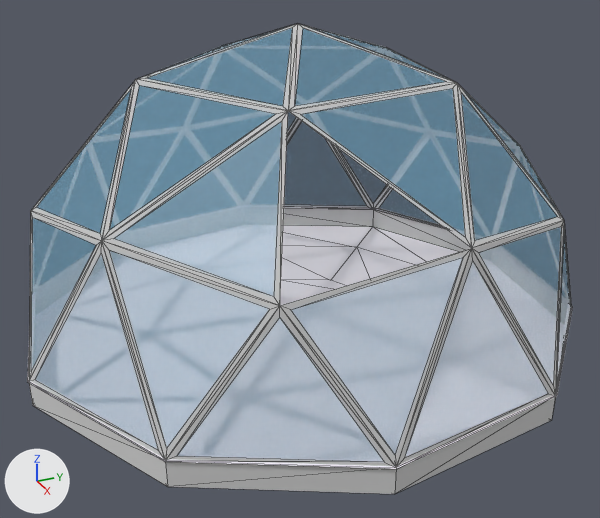
Renders of the glTF model Building Models/Living_Quater/Living_Quater.gltf from each side of a commit.
Rendered twice from a 50 mm camera at (28.3, -12.7, 17.1) aimed at (1.1, -0.4, 3.5). Lighting does not change. The marker at lower left points along +X, +Y and +Z. Mesh edges are drawn as thin lines. Where no turn or scale is listed for an object, it has been applied to the vertices. Vertices at the same position are counted once.

Before the edit, the objects in view are built like this:
```python
me_living_quater = bpy.data.meshes.new('Living_Quater')
me_living_quater.from_pydata(...)  # 193 vertices, 361 faces; spans x -11.2..11.2, y -11.2..11.2, z 0.0..12.3
# faces by material slot: [39, 254, 68]
me_living_quater.materials.append(mat_glas_living_quater_m)  # blue #80c5e7
me_living_quater.materials.append(mat_kuppelgerüst_living_quater_m)  # white #e7e7e7
me_living_quater.materials.append(mat_boden_living_quater_m)  # white #fdfcff
ob_living_quater = bpy.data.objects.new('Living_Quater', me_living_quater)
ob_living_quater.location = (0.0, 0.0, 0.0)
```
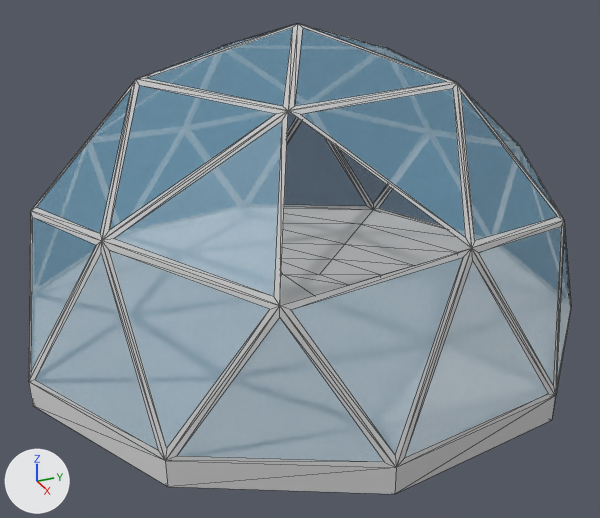
Diff of the bpy script that builds the scene:
```diff
--- a/Building Models/Living_Quater/Living_Quater.gltf.py
+++ b/Building Models/Living_Quater/Living_Quater.gltf.py
@@ me_living_quater @@
 # used by ob_living_quater; location = (0.0, 0.0, 0.0)
-me_living_quater.from_pydata(...)  # 193 vertices, 361 faces; spans x -11.2..11.2, y -11.2..11.2, z 0.0..12.3
+me_living_quater.from_pydata(...)  # 213 vertices, 429 faces; spans x -11.2..11.2, y -11.2..11.2, z 0.0..12.3
+# me_living_quater part 1
+# 20 vertices are removed from x -11.2..11.2, y -11.2..11.2, z 1.0..1.1
+# 20 faces are deleted
+# 40 vertices are added at x -8.9..8.9, y -8.9..8.9, z 1.0
+# 88 new faces join them, mat_kuppelgerüst_living_quater_m (white #e7e7e7)
 me_living_quater.materials.append(mat_glas_living_quater_m)
```

Pixel boxes (x1, y1, x2, y2) of what changed, in the pictures (600 x 518 px):
'Living_Quater', reshaped
    before: (27, 24, 572, 494)
    after: (29, 24, 571, 494)
part 1 of me_living_quater, built on
    before: (27, 206, 572, 469)
    after: (280, 208, 471, 306)
